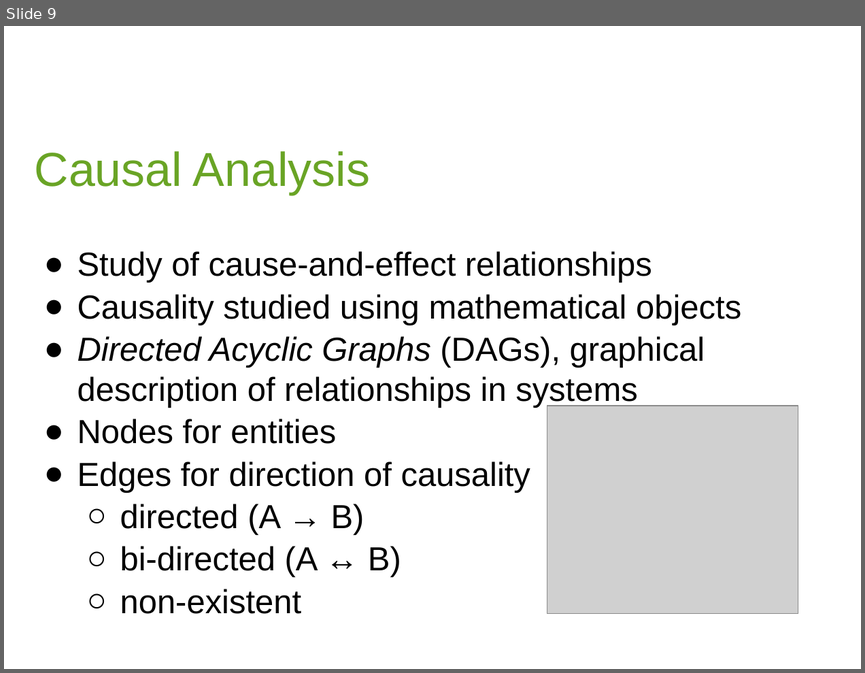
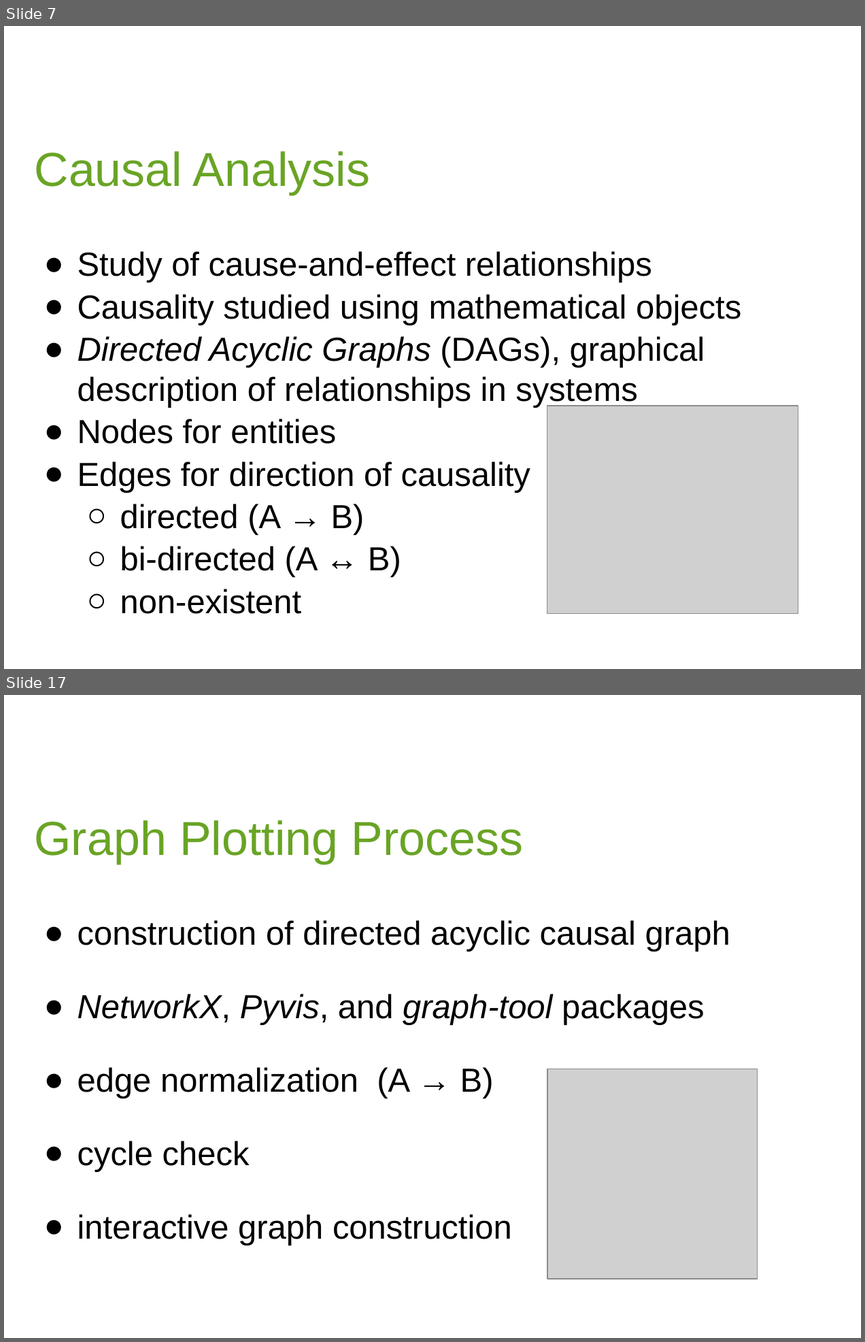
Before and after one commit to Pikerozzo/causal-llms, a slide deck: docs/PRES_PIQUE.pptx. Shown one above the other, each under a label of ours: slide 9 before the commit, slides 7 and 17 after it; the slides between them are not shown. The pictures are 865x673 and 865x1342 pixels, drawn with LibreOffice and Linux fonts; fonts in the diff are those of the drawing; grey boxes stand for pictures; background and template pictures are left out. Boxes give left, top, right and bottom in pixels: in the first picture for what was removed or moved away, otherwise in the second. Text is boxed around its words. In the diff, an @@ line names an element or a change of style, - is before the commit and + after.

```diff
--- a/docs/PRES_PIQUE.pptx
+++ b/docs/PRES_PIQUE.pptx
@@ slide 17 added at [4,695,861,1338], background #FFFFFF @@
@@ text added at [35,820,524,864], 40 pt, text #69A425 @@
+Graph Plotting Process
@@ text added at [77,920,730,1245], 28 pt, text #000000 @@
+● construction of directed acyclic causal graph
+● NetworkX, Pyvis, and graph-tool packages
+● edge normalization (A → B)
+● cycle check
+● interactive graph construction
@@ picture added at [547,1068,757,1278] @@
@@ what was slide 9 is now slide 7 @@
```
Also in this commit, not shown: 3 slides changed, 15 other slides added, 6 slides removed, 59 other files.
